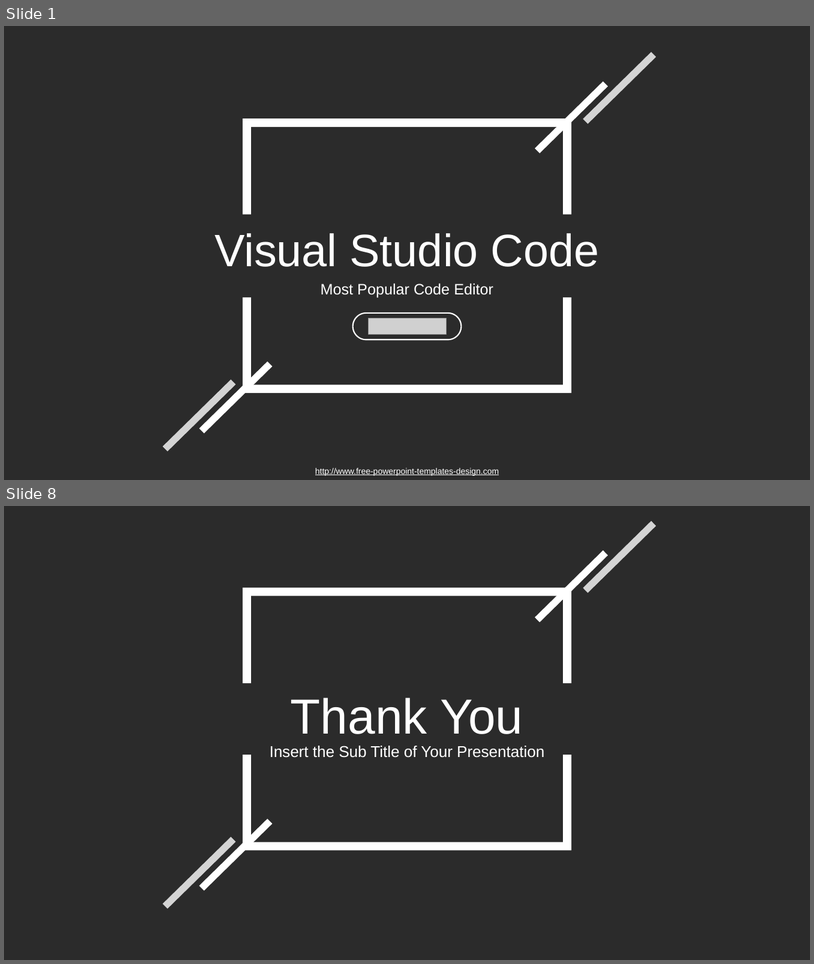
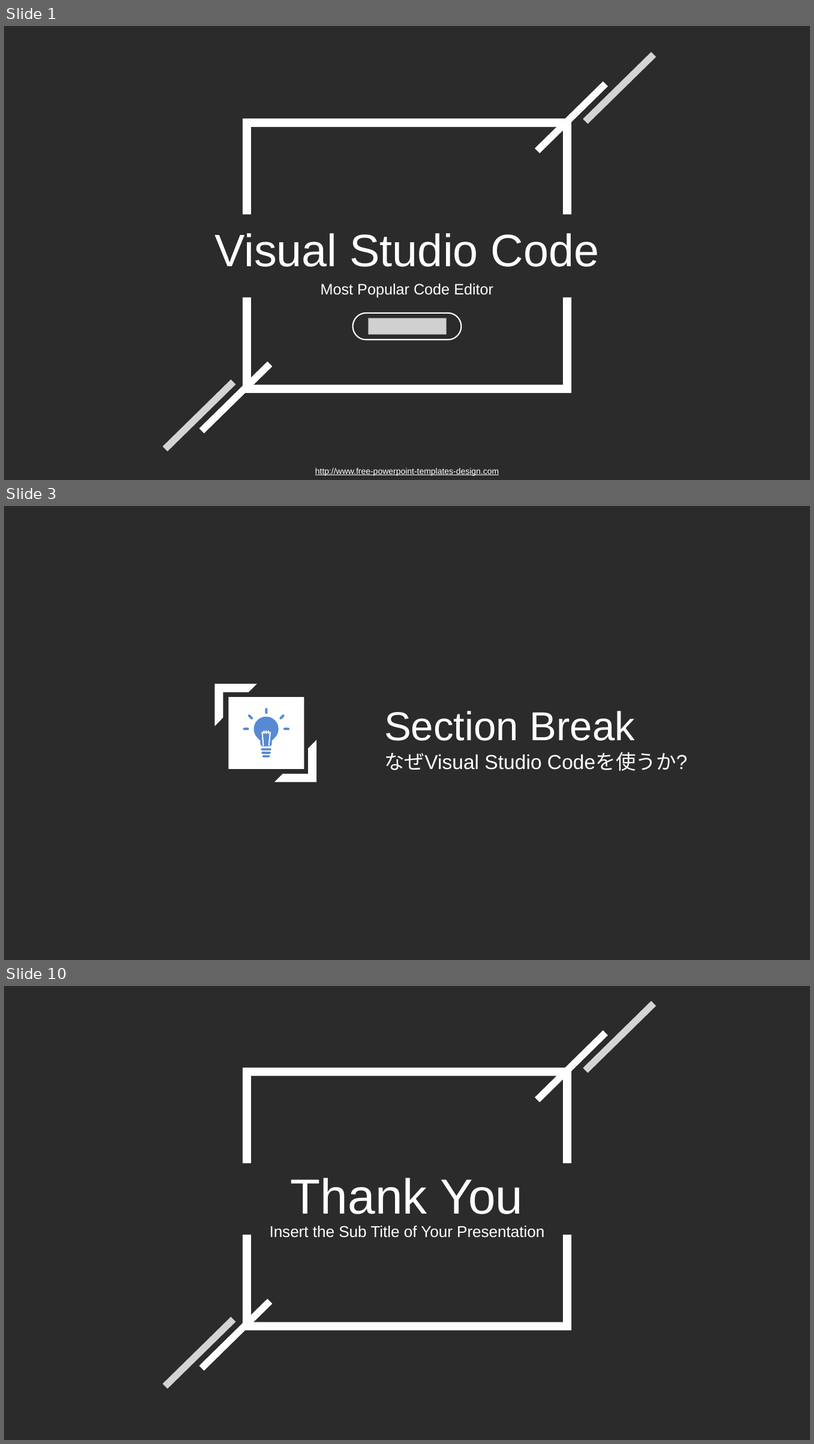
Before and after one commit to nadollin/Web-Education, a slide deck: Lecture 2/VSCode_jp.pptx. Shown one above the other, each under a label of ours: slides 1 and 8 before the commit, slides 1, 3 and 10 after it; the slides between them are not shown. The pictures are 814x964 and 814x1444 pixels, drawn with LibreOffice and Linux fonts; fonts in the diff are those of the drawing; grey boxes stand for pictures; background and template pictures are left out; a plain dark background stands for a picture behind light text. Boxes give left, top, right and bottom in pixels: in the first picture for what was removed or moved away, otherwise in the second. Text is boxed around its words. In the diff, an @@ line names an element or a change of style, - is before the commit and + after.

Commit message:
feat: add vscode why section

```diff
--- a/Lecture 2/VSCode_jp.pptx
+++ b/Lecture 2/VSCode_jp.pptx
@@ slide 3 added at (4, 506, 810, 960), background picture (left out) @@
@@ group added at (215, 684, 317, 782): 2 half frames, 1 rectangle, 1 freeform shape @@
@@ text added at (384, 711, 635, 741), 48 pt, text #FFFFFF @@
+Section Break
@@ text added at (384, 753, 688, 771), 24 pt, text #FFFFFF @@
+なぜVisual Studio Codeを使うか?
@@ what was slide 8 is now slide 10 @@
```
Also in this commit, not shown: 6 slides changed, 1 other slide added, 1 other file.
